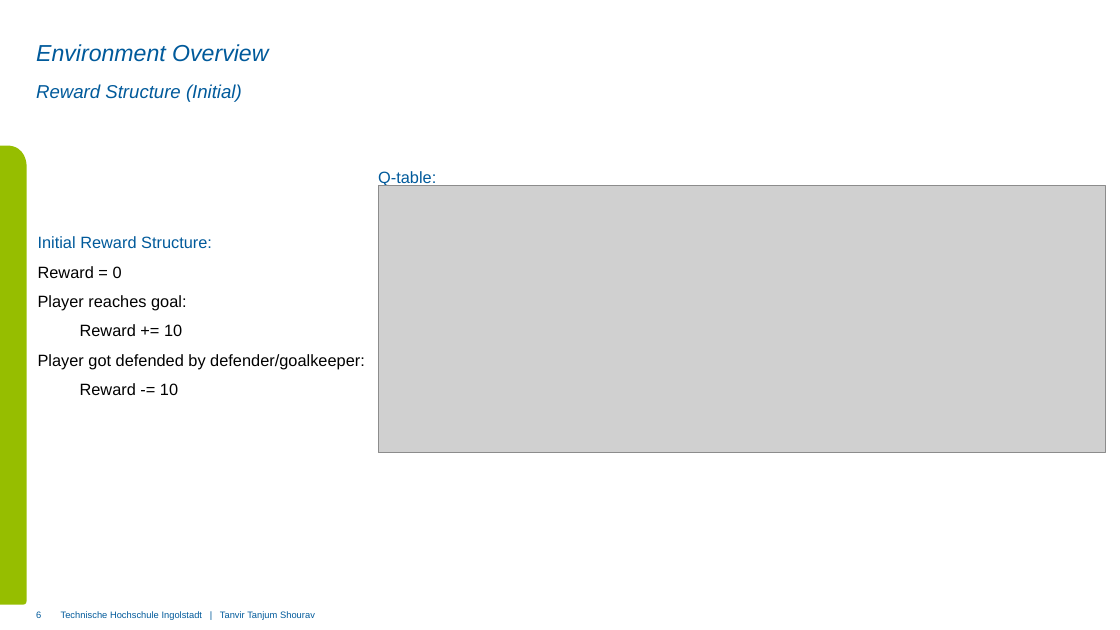
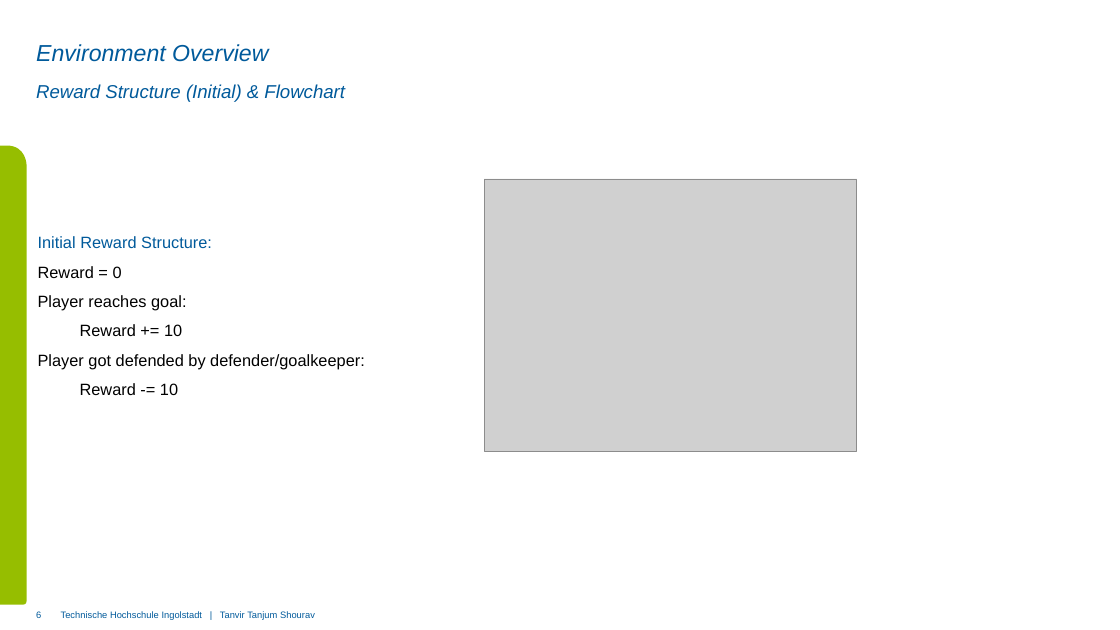
Before and after one commit to tanvirtanjum/THI_SS2025_PADM_PROJECT, a slide deck: slide 6 of Presentation and submission/PADM_00170500.pptx. Drawn at 1120x630 pixels with LibreOffice and Linux fonts; fonts in the diff are those of the drawing; grey boxes stand for pictures; background and template pictures are left out. Boxes give left, top, right and bottom in pixels: in the first picture for what was removed or moved away, otherwise in the second. Text is boxed around its words. In the diff, an @@ line names an element or a change of style, - is before the commit and + after.

```diff
--- a/Presentation and submission/PADM_00170500.pptx
+++ b/Presentation and submission/PADM_00170500.pptx
@@ subtitle at <box>36,84,345,102</box>: text changed @@
-Reward Structure (Initial)
+Reward Structure (Initial) & Flowchart
@@ text removed at <box>378,171,436,186</box> @@
-Q-table:
@@ picture: place and size @@
-picture at <box>378,186,1105,453</box>
+picture at <box>484,179,857,451</box>
```
Also in this commit, not shown: 10 other slides changed, 2 slides added, 5 other files.
